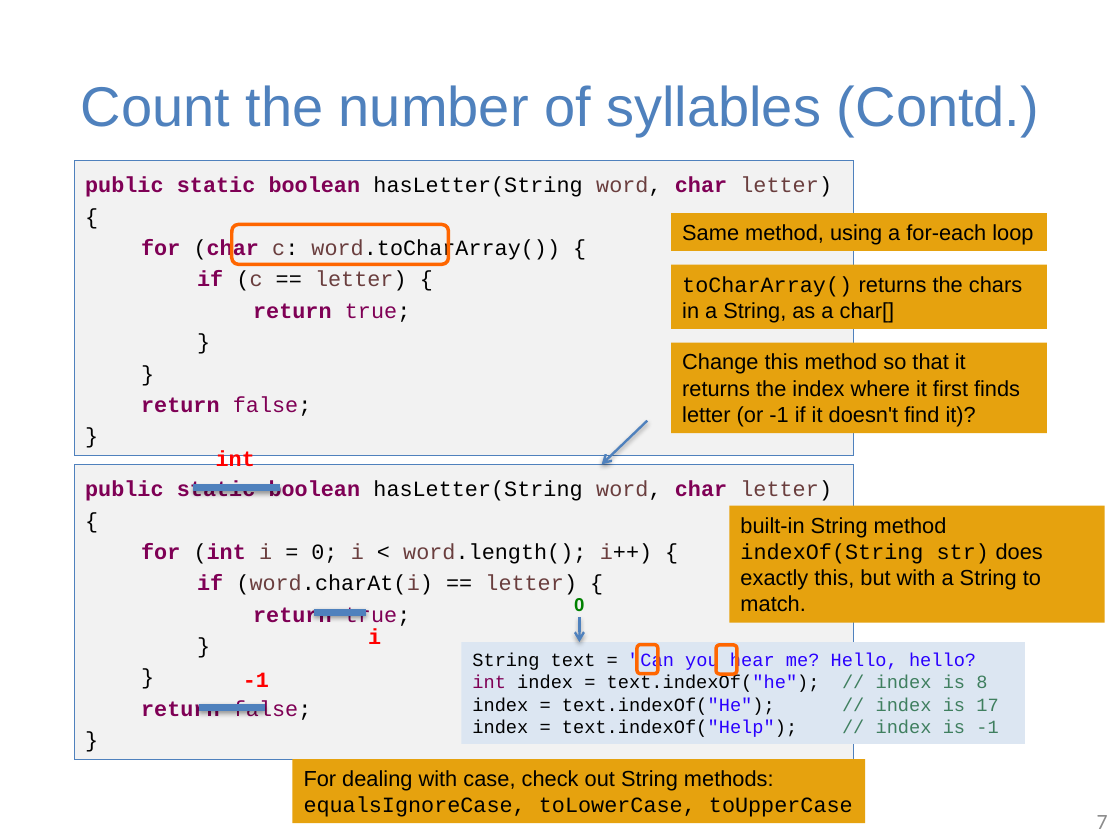
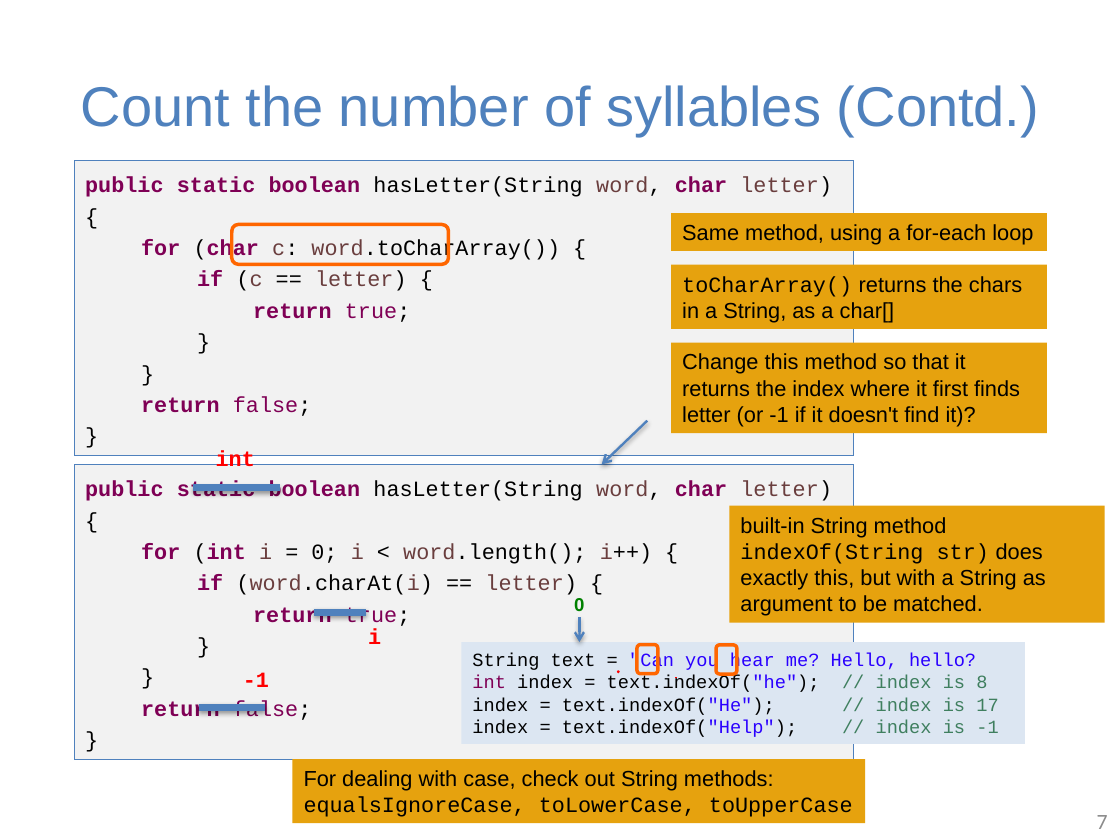
Before and after one commit to guhofstra/CSC111Fa25, a slide deck: slide 7 of PPTs/Lecture 4-string in java.pptx. Drawn at 1120x840 pixels with LibreOffice and Linux fonts; fonts in the diff are those of the drawing. Boxes give left, top, right and bottom in pixels: in the first picture for what was removed or moved away, otherwise in the second. Text is boxed around its words. In the diff, an @@ line names an element or a change of style, - is before the commit and + after.

```diff
--- a/PPTs/Lecture 4-string in java.pptx
+++ b/PPTs/Lecture 4-string in java.pptx
@@ text in rectangle at box(740, 517, 1046, 616): text changed @@
-built-in String method indexOf(String str) does exactly this, but with a String to match.
+built-in String method indexOf(String str) does exactly this, but with a String as argument to be matched.
@@ freeform shape added at box(618, 672, 619, 673), outline #FF0000 1.5 pt @@
```
Also in this commit, not shown: 19 other slides changed, 2 other files.
